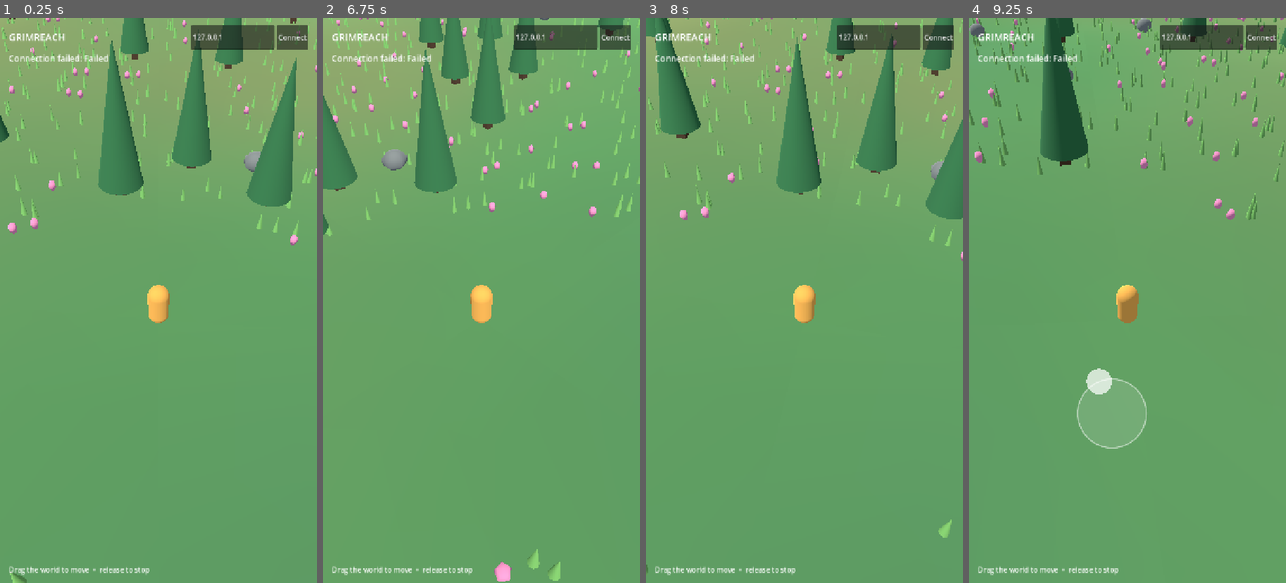
Above: before the commit, frames 1-4 (left to right).
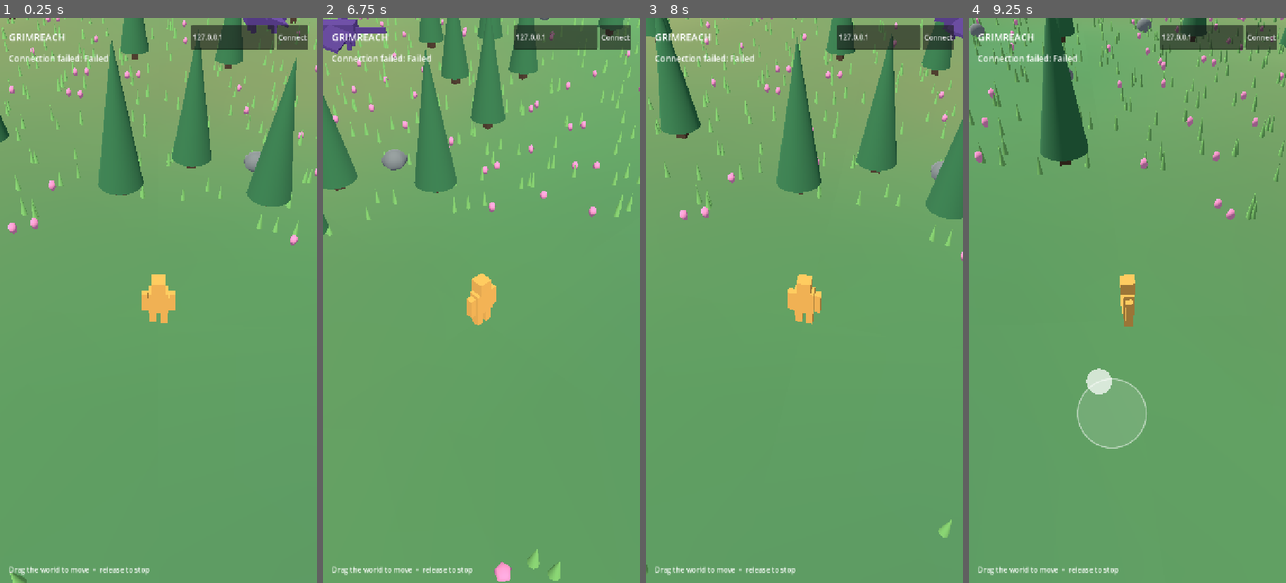
Above: after the commit, the same moments.

Repository: mozrin/grimreach
Game: Godot game, scene res://main.tscn
The game is run twice, just before and just after one commit, with the same random seed, the same clock (stepped at 60 frames per second) and the same inputs.
Inputs (mouse positions are in pixels of both pictures, inside the frame that each line leads up to):
- Up to frame 1 (0.25 s): no input
- Up to frame 2 (6.75 s): tap Enter at 0.5 s; move the mouse to (551, 272) at 0.52 s; hold D 0.53-1.25 s; hold Q 0.53-1.25 s; click (551, 272) at 0.67 s; drag from (418, 328) to (465, 413) at 1.27 s; move the mouse to (513, 176) at 2.02 s; hold D 2.03-2.75 s; hold Q 2.03-2.75 s; drag from (465, 413) to (386, 215) at 2.77 s; move the mouse to (576, 385) at 3.52 s; hold A 3.53-4.25 s; hold Q 3.53-4.25 s; drag from (386, 215) to (433, 159) at 4.27 s; move the mouse to (497, 300) at 5.02 s; hold S 5.03-5.75 s; hold Q 5.03-5.75 s; click (497, 300) at 5.17 s; drag from (433, 159) to (418, 328) at 5.77 s; move the mouse to (551, 272) at 6.52 s; hold W from 6.53 s (still down); hold Q from 6.53 s (still down)
- Up to frame 3 (8 s): release W at 7.25 s; release Q at 7.25 s; drag from (741, 328) to (788, 413) at 7.27 s
- Up to frame 4 (9.25 s): move the mouse to (1159, 176) at 8.02 s; hold S 8.03-8.75 s; hold Q 8.03-8.75 s; drag from (1111, 413) to (1032, 215) at 8.77 s

The runs differ from the first frame. In frame 1, 0.7% of the frame differs, in the area x 44-92%, y 0-54%; in frame 2, 1.0%, in the area x 0-55%, y 0-55%; in frame 3, 0.7%; in frame 4, 0.4%.

Commit message:
feat(world): animate explorer and flying dragons
Add a walking explorer rig and deterministic animated dragons to streamed regions. Include a focused wing-motion smoke check and update world documentation.

Diff:
--- a/client/main.gd
+++ b/client/main.gd
@@ -13,6 +13,7 @@
 var avatars := {}
 var camera_yaw := 0.0
 var input_elapsed := 0.0
+var animation_elapsed := 0.0
 var move_touch_index := -1
 var move_touch_origin := Vector2.ZERO
 var move_touch_offset := Vector2.ZERO
@@ -33,7 +34,9 @@
 
 
 func _process(delta: float) -> void:
+	animation_elapsed += delta
 	_poll_connection()
+	_animate_avatars()
 	if Input.is_key_pressed(KEY_Q):
 		camera_yaw += delta * 1.8
 	if Input.is_key_pressed(KEY_E):
@@ -138,6 +141,10 @@
 				var avatar: Node3D = avatars[id]
 				var x := float(item.get("x", 0.0))
 				var z := float(item.get("z", 0.0))
+				var travel := Vector2(x - avatar.position.x, z - avatar.position.z)
+				avatar.set_meta("walking", travel.length() > 0.02)
+				if travel.length() > 0.02:
+					avatar.rotation.y = atan2(travel.x, travel.y)
 				avatar.position = Vector3(x, terrain.height_at(x, z), z)
 			for id in avatars.keys():
 				if not seen.has(id):
@@ -207,17 +214,36 @@
 	var avatar := Node3D.new()
 	avatar.name = id
 	add_child(avatar)
-	var body := MeshInstance3D.new()
-	var capsule := CapsuleMesh.new()
-	capsule.radius = 0.38
-	capsule.height = 1.6
-	body.mesh = capsule
 	var material := StandardMaterial3D.new()
 	material.albedo_color = color
-	body.material_override = material
-	body.position.y = 0.8
-	avatar.add_child(body)
+	_add_avatar_part(avatar, "torso", Vector3(0.7, 0.9, 0.42), Vector3(0, 1.05, 0), material)
+	_add_avatar_part(avatar, "head", Vector3(0.48, 0.48, 0.48), Vector3(0, 1.75, 0), material)
+	_add_avatar_part(avatar, "left_arm", Vector3(0.22, 0.78, 0.25), Vector3(-0.48, 1.0, 0), material)
+	_add_avatar_part(avatar, "right_arm", Vector3(0.22, 0.78, 0.25), Vector3(0.48, 1.0, 0), material)
+	_add_avatar_part(avatar, "left_leg", Vector3(0.25, 0.8, 0.3), Vector3(-0.2, 0.4, 0), material)
+	_add_avatar_part(avatar, "right_leg", Vector3(0.25, 0.8, 0.3), Vector3(0.2, 0.4, 0), material)
 	avatars[id] = avatar
+
+
+func _add_avatar_part(avatar: Node3D, part_name: String, size: Vector3, placement: Vector3, material: Material) -> void:
+	var part := MeshInstance3D.new()
+	part.name = part_name
+	var mesh := BoxMesh.new()
+	mesh.size = size
+	part.mesh = mesh
+	part.material_override = material
+	part.position = placement
+	avatar.add_child(part)
+
+
+func _animate_avatars() -> void:
+	for avatar: Node3D in avatars.values():
+		var stride := sin(animation_elapsed * 11.0) * 0.55 if avatar.get_meta("walking", false) else 0.0
+		avatar.get_node("left_leg").rotation.x = stride
+		avatar.get_node("right_leg").rotation.x = -stride
+		avatar.get_node("left_arm").rotation.x = -stride
+		avatar.get_node("right_arm").rotation.x = stride
+		avatar.get_node("torso").position.y = 1.05 + abs(sin(animation_elapsed * 11.0)) * 0.06 if avatar.get_meta("walking", false) else 1.05
 
 
 func _build_interface() -> void:
--- /dev/null
+++ b/client/tests/world_life_smoke.gd
@@ -0,0 +1,22 @@
+extends SceneTree
+
+const TERRAIN_SCRIPT = preload("res://world/terrain.gd")
+
+
+func _initialize() -> void:
+	var terrain = TERRAIN_SCRIPT.new()
+	root.add_child(terrain)
+	await process_frame
+	if terrain.dragons.is_empty():
+		push_error("The starting region needs a visible dragon")
+		quit(1)
+		return
+	var wing: Node3D = terrain.dragons[0].get_node("left_wing")
+	var initial_angle := wing.rotation.z
+	await create_timer(0.2).timeout
+	if absf(wing.rotation.z - initial_angle) < 0.01:
+		push_error("Dragon wing did not animate")
+		quit(1)
+		return
+	print("World life smoke test passed")
+	quit()
--- a/client/world/terrain.gd
+++ b/client/world/terrain.gd
@@ -15,6 +15,9 @@
 var stone_material := StandardMaterial3D.new()
 var flower_material := StandardMaterial3D.new()
 var grass_material := StandardMaterial3D.new()
+var dragon_material := StandardMaterial3D.new()
+var dragons: Array[Node3D] = []
+var wing_time := 0.0
 
 
 func _ready() -> void:
@@ -31,7 +34,21 @@
 	stone_material.albedo_color = Color(0.48, 0.50, 0.48)
 	flower_material.albedo_color = Color(0.92, 0.54, 0.69)
 	grass_material.albedo_color = Color(0.45, 0.70, 0.35)
+	dragon_material.albedo_color = Color(0.32, 0.21, 0.48)
 	update_around(Vector3.ZERO)
+
+
+func _process(delta: float) -> void:
+	wing_time += delta
+	for index in range(dragons.size() - 1, -1, -1):
+		var dragon := dragons[index]
+		if not is_instance_valid(dragon) or dragon.is_queued_for_deletion():
+			dragons.remove_at(index)
+			continue
+		dragon.position.y = dragon.get_meta("flight_height") + sin(wing_time * 1.6) * 0.45
+		dragon.get_node("left_wing").rotation.z = sin(wing_time * 4.0) * 0.38
+		dragon.get_node("right_wing").rotation.z = -sin(wing_time * 4.0) * 0.38
+		dragon.rotation.y += delta * 0.35
 
 
 func height_at(x: float, z: float) -> float:
@@ -125,6 +142,8 @@
 	_add_instances(root, _cone_mesh(), grass_material, grass)
 	if key == Vector2i.ZERO or (posmod(key.x, 7) == 0 and posmod(key.y, 7) == 0):
 		_add_ruin(root, key)
+	if key == Vector2i(0, -1) or (_hash(key.x, key.y, 91) % 31 == 0):
+		_add_dragon(root, key)
 
 
 func _hash(x: int, z: int, salt: int) -> int:
@@ -192,6 +211,42 @@
 		root.add_child(block)
 
 
+func _add_dragon(root: Node3D, key: Vector2i) -> void:
+	var x := key.x * CHUNK_SIZE + (6.0 if key == Vector2i(0, -1) else 14.0)
+	var z := key.y * CHUNK_SIZE + 30.0
+	var dragon := Node3D.new()
+	dragon.name = "dragon"
+	dragon.position = Vector3(x, height_at(x, z) + 7.0, z)
+	dragon.set_meta("flight_height", dragon.position.y)
+	root.add_child(dragon)
+	_add_dragon_part(dragon, "body", Vector3(2.2, 0.8, 1.2), Vector3.ZERO)
+	_add_dragon_part(dragon, "head", Vector3(0.75, 0.75, 0.8), Vector3(1.35, 0.25, 0))
+	_add_dragon_part(dragon, "tail", Vector3(1.8, 0.3, 0.3), Vector3(-1.85, 0, 0))
+	_add_dragon_part(dragon, "neck", Vector3(0.45, 0.75, 0.5), Vector3(1.0, 0.35, 0))
+	for side in [-1, 1]:
+		_add_dragon_part(dragon, "horn", Vector3(0.2, 0.55, 0.2), Vector3(1.4, 0.75, side * 0.25))
+		_add_dragon_part(dragon, "claw", Vector3(0.25, 0.65, 0.25), Vector3(0.55, -0.55, side * 0.42))
+		_add_dragon_part(dragon, "claw", Vector3(0.25, 0.65, 0.25), Vector3(-0.65, -0.55, side * 0.42))
+	for side in [-1, 1]:
+		var wing := Node3D.new()
+		wing.name = "left_wing" if side < 0 else "right_wing"
+		wing.position = Vector3(0, 0.3, side * 0.6)
+		dragon.add_child(wing)
+		_add_dragon_part(wing, "membrane", Vector3(1.2, 0.12, 3.2), Vector3(-0.4, 0, side * 1.55))
+	dragons.append(dragon)
+
+
+func _add_dragon_part(parent: Node3D, part_name: String, dimensions: Vector3, placement: Vector3) -> void:
+	var part := MeshInstance3D.new()
+	part.name = part_name
+	var mesh := BoxMesh.new()
+	mesh.size = dimensions
+	part.mesh = mesh
+	part.material_override = dragon_material
+	part.position = placement
+	parent.add_child(part)
+
+
 func _add_vertex(surface: SurfaceTool, point: Vector3) -> void:
 	var climate_value := climate.get_noise_2d(point.x, point.z)
 	var wet := Color(0.20, 0.39, 0.37)
Not shown, added: client/tests/world_life_smoke.gd.uid
